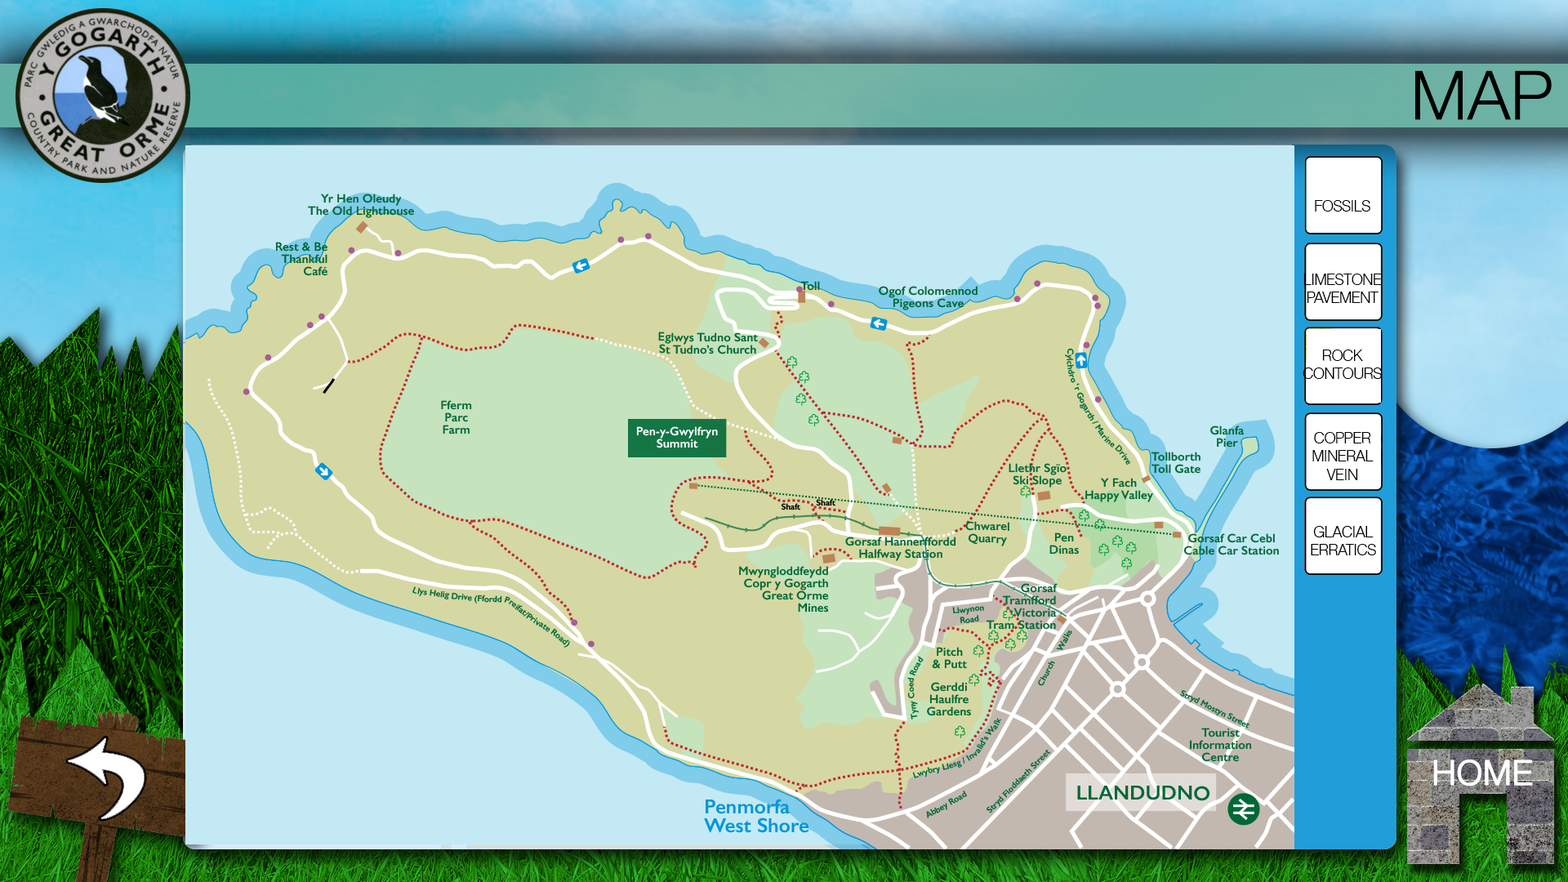
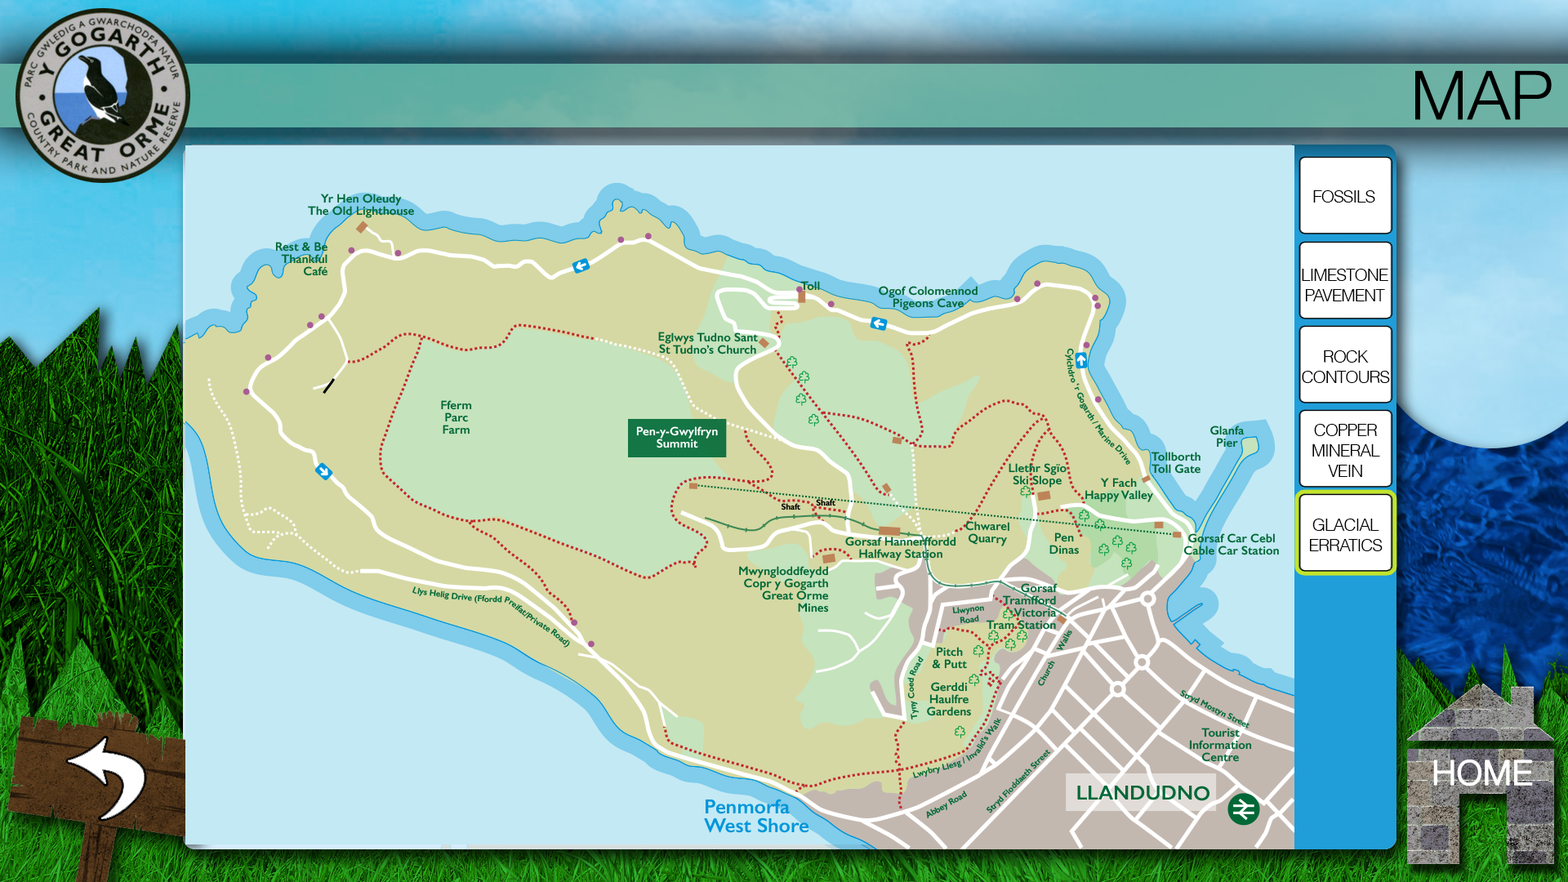
Layers edited between the first and the second 1568 × 882 image:
painted on "1 - A stone age burial chamber copy 12" over [1309, 518, 1383, 556]
painted on "1 - A stone age burial chamber copy 11" over [1312, 423, 1381, 481]
painted on "1 - A stone age burial chamber copy 10" over [1301, 349, 1390, 384]
renamed "1 - A stone age burial chamber copy 9" to "1 - A stone age burial chamber copy 14", painted on it over [1301, 268, 1389, 303]
removed layer "1 - A stone age burial chamber copy 8" from group "Group 1" over [1314, 200, 1371, 212]
added layer "1 - A stone age burial chamber copy 13" in group "Group 1" over [1313, 190, 1376, 203]
added group "Group 2" with 5 layers above "Layer 1" over [1298, 155, 1394, 572]
added layer "Layer 5 copy 9" in group "Group 2" over [1298, 493, 1394, 572]
added layer "Layer 5 copy 8" in group "Group 2" over [1298, 409, 1394, 488]
added layer "Layer 5 copy 7" in group "Group 2" over [1298, 325, 1394, 404]
added layer "Layer 5 copy 6" in group "Group 2" over [1298, 240, 1394, 320]
added layer "Layer 5 copy" in group "Group 2" over [1298, 155, 1394, 235]
painted on "Layer 0" over [1300, 151, 1386, 834]